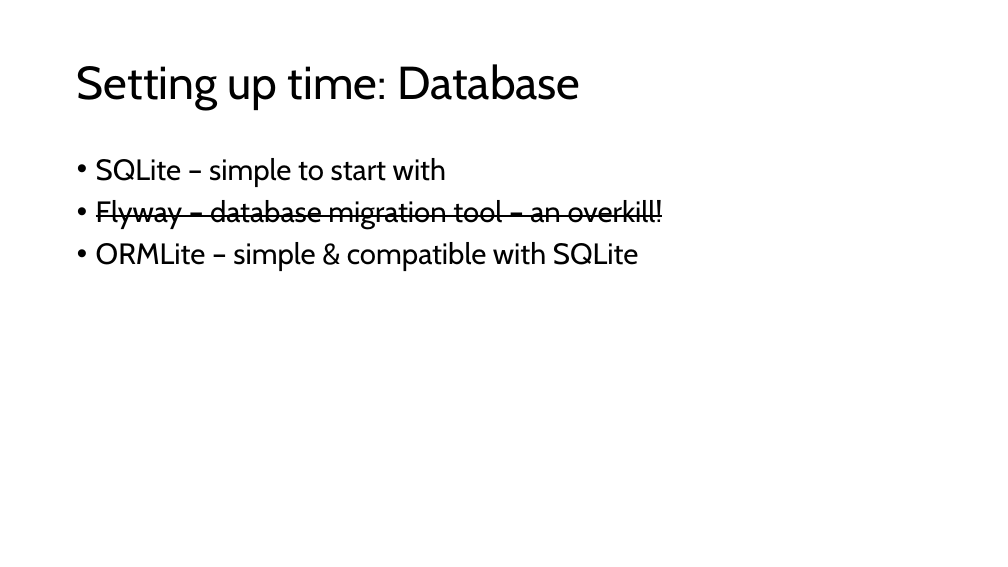
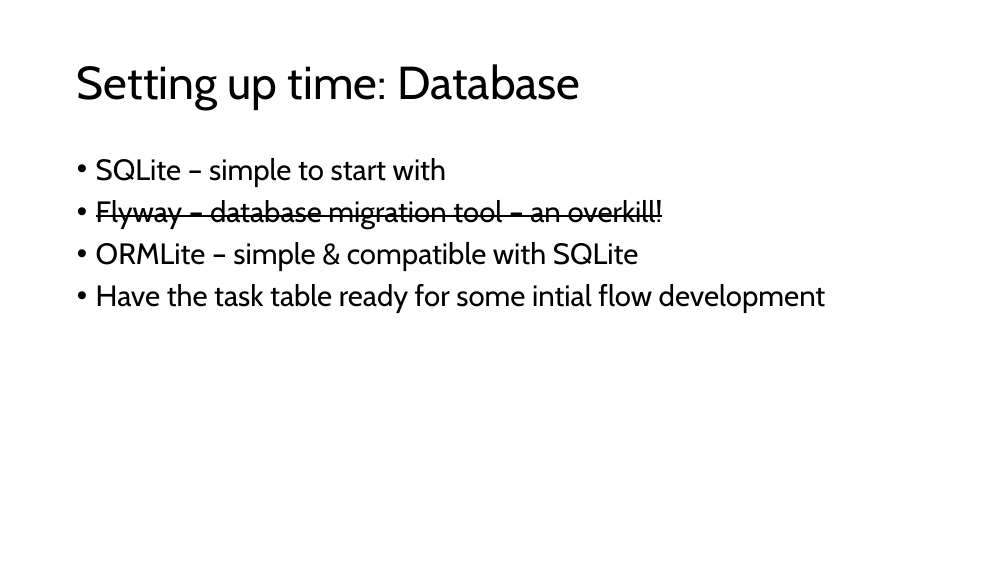
Before and after one commit to giabaobui-nedy/WeeklyPlanner, a slide deck: slide 6 of (2025.10.22) IntegraDev interview slides.pptx. Drawn at 1008x567 pixels with LibreOffice and Linux fonts; fonts in the diff are those of the drawing. Boxes give left, top, right and bottom in pixels: in the first picture for what was removed or moved away, otherwise in the second. Text is boxed around its words. In the diff, an @@ line names an element or a change of style, - is before the commit and + after.

Commit message:
update the slides, README.md

```diff
--- a/(2025.10.22) IntegraDev interview slides.pptx
+++ b/(2025.10.22) IntegraDev interview slides.pptx
@@ text at <box>96,284,826,313</box>: paragraph added @@
+• Have the task table ready for some intial flow development
```
Also in this commit, not shown: 3 other slides changed, 1 slide added, 1 other file.
